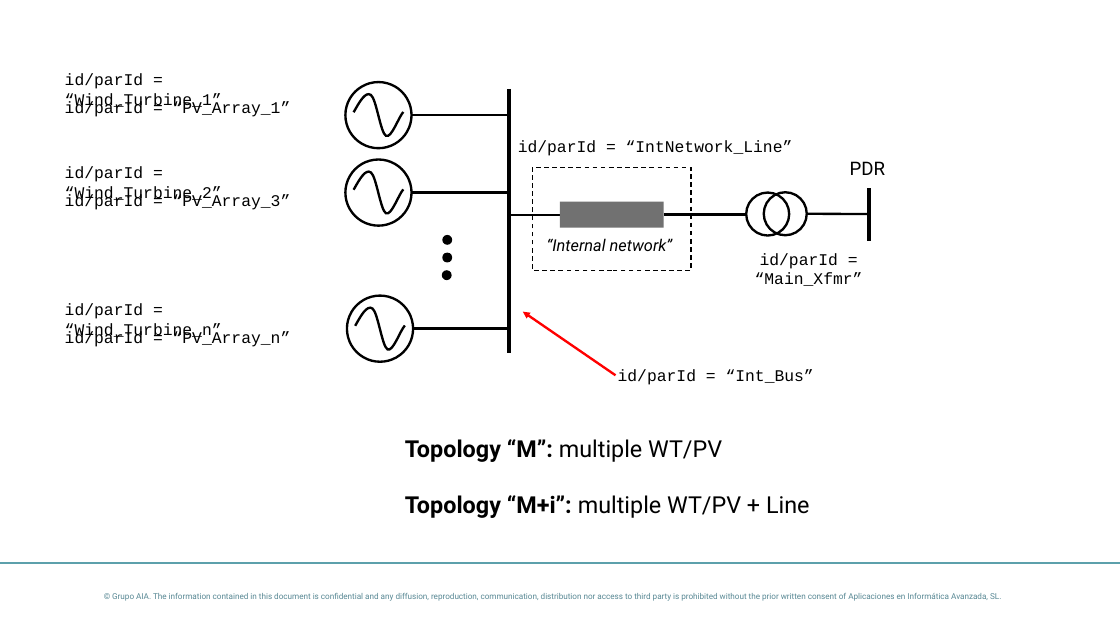
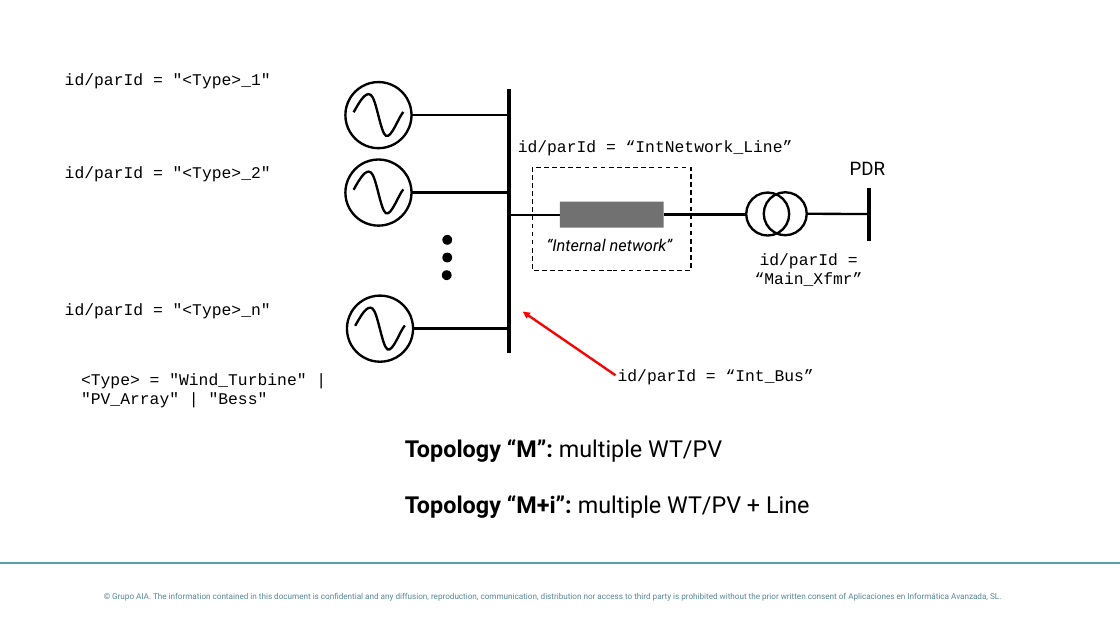
Before and after one commit to dynawo/dyn-grid-compliance-verification, a slide deck: slide 4 of docs/initialization/topology_catalog.pptx. Drawn at 1120x630 pixels with LibreOffice and Linux fonts; fonts in the diff are those of the drawing; background and template pictures are left out. Boxes give left, top, right and bottom in pixels: in the first picture for what was removed or moved away, otherwise in the second. Text is boxed around its words. In the diff, an @@ line names an element or a change of style, - is before the commit and + after.

```diff
--- a/docs/initialization/topology_catalog.pptx
+++ b/docs/initialization/topology_catalog.pptx
@@ text at <box>65,73,271,89</box>: text changed @@
-id/parId = “Wind_Turbine_1”
+id/parId = "<Type>_1"
@@ text removed at <box>65,101,291,117</box> @@
-id/parId = “PV_Array_1”
@@ text at <box>65,166,271,182</box>: text changed @@
-id/parId = “Wind_Turbine_2”
+id/parId = "<Type>_2"
@@ text removed at <box>65,194,291,210</box> @@
-id/parId = “PV_Array_3”
@@ text at <box>65,303,271,319</box>: text changed @@
-id/parId = “Wind_Turbine_n”
+id/parId = "<Type>_n"
@@ text at <box>81,373,306,408</box>: text changed @@
-id/parId = “PV_Array_n”
+<Type> = "Wind_Turbine" | "PV_Array" | "Bess"
```
Also in this commit, not shown: 4 other slides changed, 10 other files.
